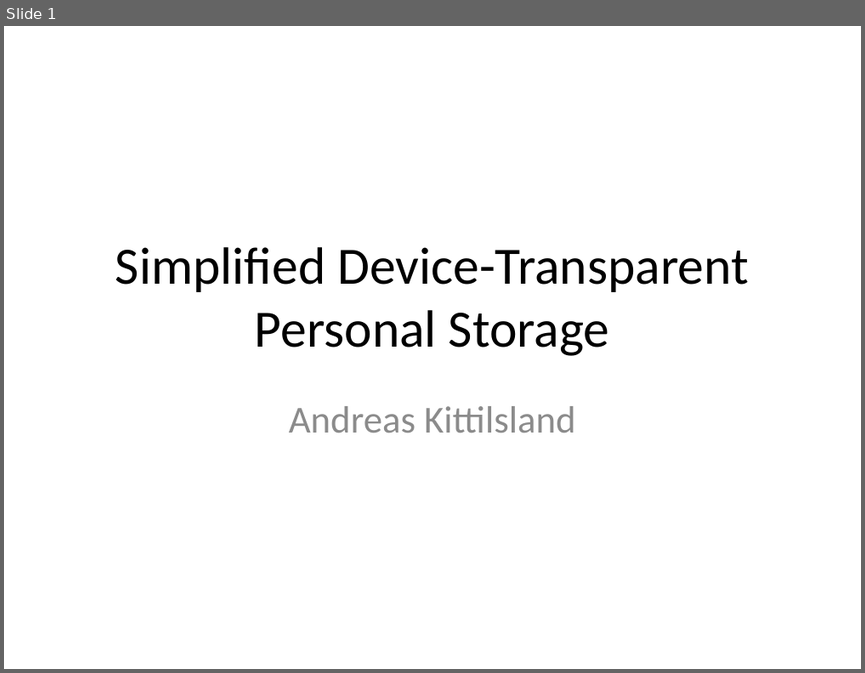
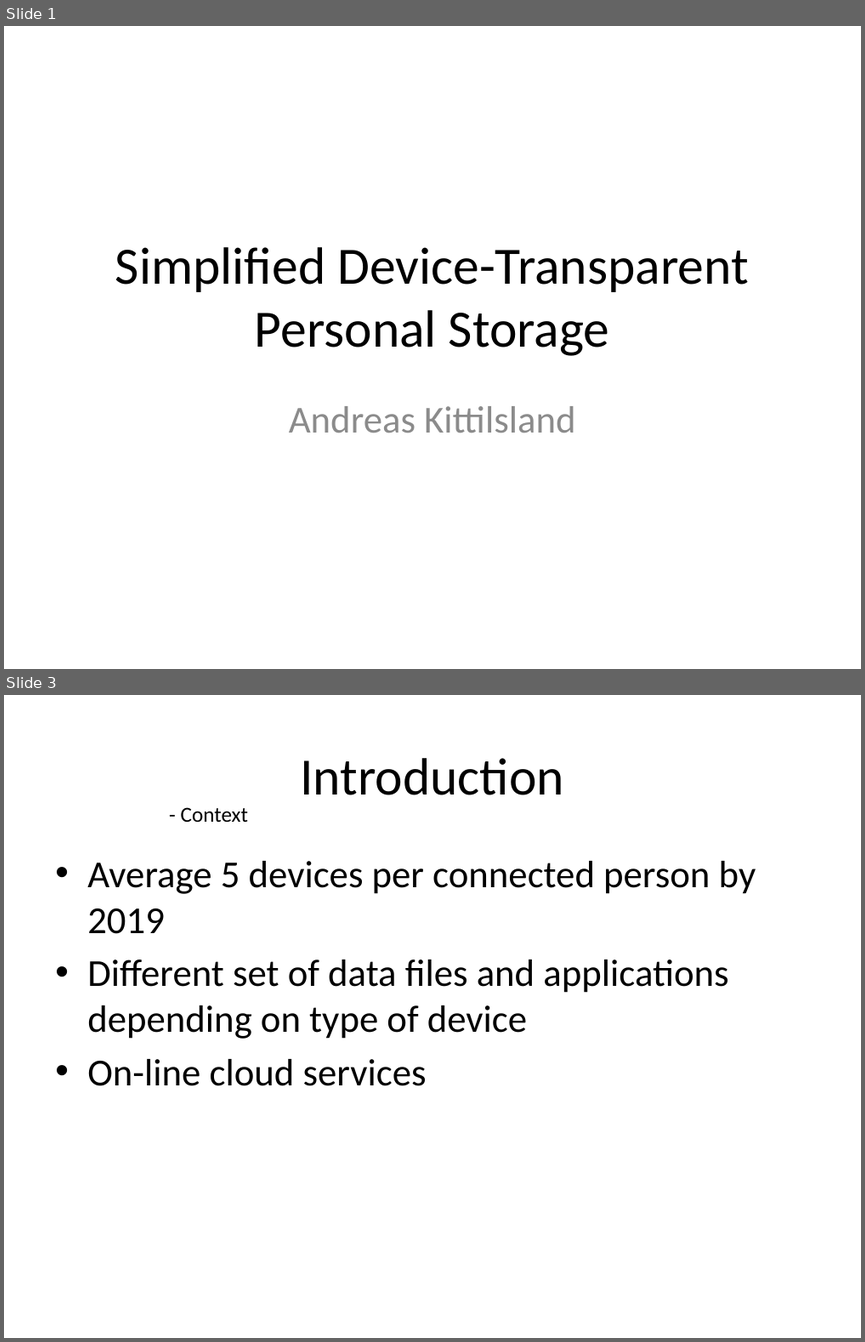
Before and after one commit to AndreasKi/Master, a slide deck: Documents/Presentation.pptx. Shown one above the other, each under a label of ours: slide 1 before the commit, slides 1 and 3 after it; the slides between them are not shown. The pictures are 865x673 and 865x1342 pixels, drawn with LibreOffice and Linux fonts; fonts in the diff are those of the drawing. Boxes give left, top, right and bottom in pixels: in the first picture for what was removed or moved away, otherwise in the second. Text is boxed around its words. In the diff, an @@ line names an element or a change of style, - is before the commit and + after.

```diff
--- a/Documents/Presentation.pptx
+++ b/Documents/Presentation.pptx
@@ slide 3 added at bbox=[4, 695, 861, 1338], background #FFFFFF @@
@@ title added at bbox=[300, 758, 564, 795], 44 pt, text #000000 @@
+Introduction
@@ text added at bbox=[181, 807, 248, 822], 18 pt, text #000000 @@
+- Context
@@ text added at bbox=[87, 861, 756, 1086], 32 pt, text #000000 @@
+• Average 5 devices per connected person by 2019
+• Different set of data files and applications depending on type of device
+• On-line cloud services
```
Also in this commit, not shown: 2 slides changed, 34 other slides added, 3 slides removed.
